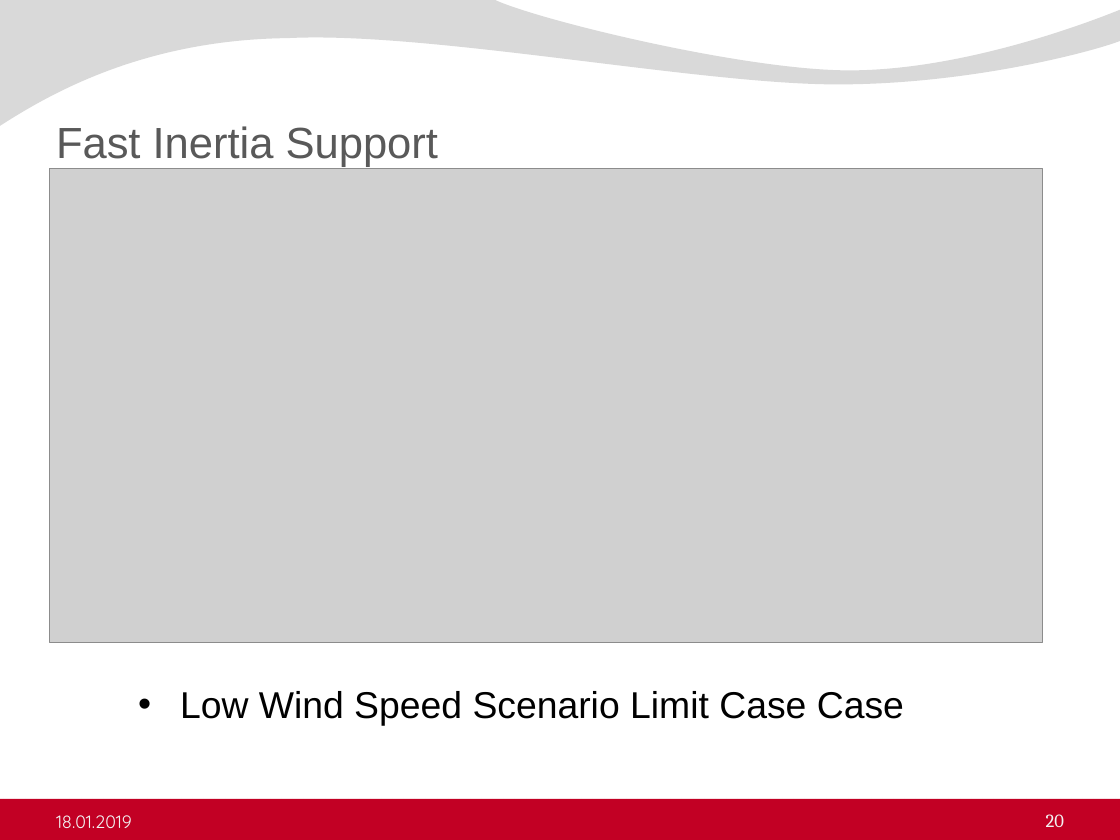
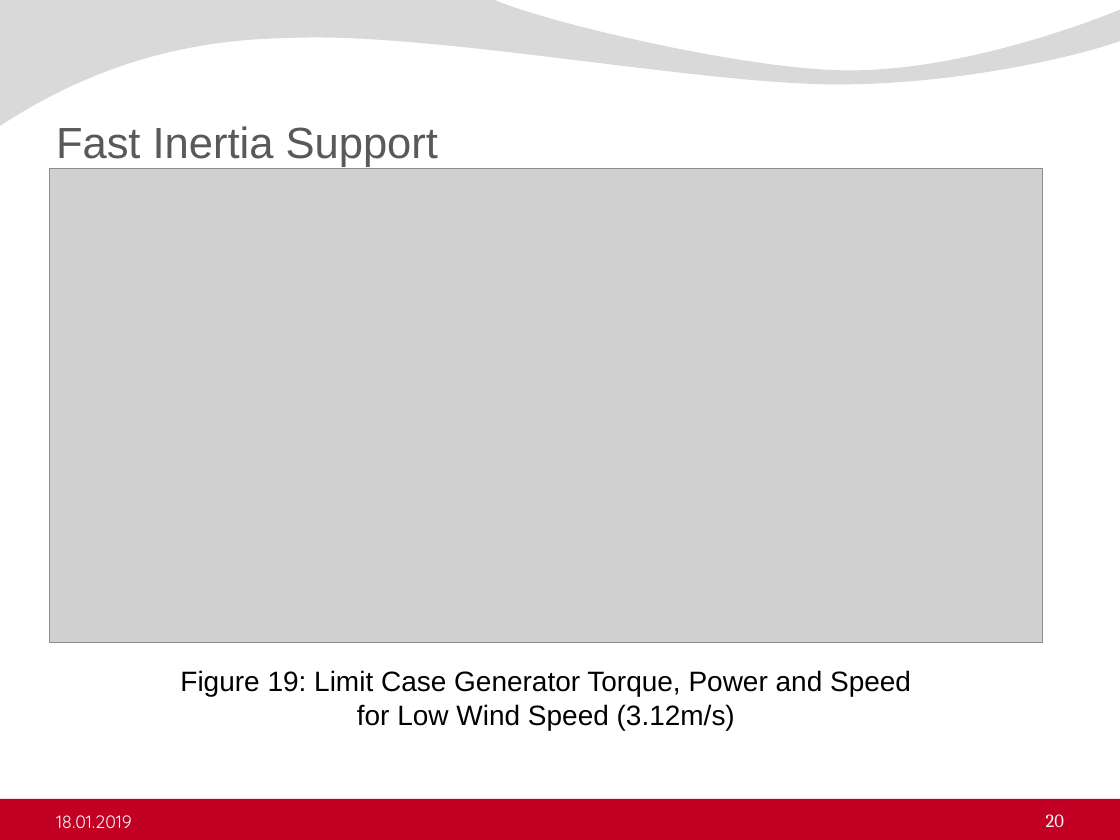
Before and after one commit to ErencanDuymaz/Research, a slide deck: slide 20 of Thesis/Thesis Defence/Erencan_Duymaz_thesis_defence.pptx. Drawn at 1120x840 pixels with LibreOffice and Linux fonts; fonts in the diff are those of the drawing; grey boxes stand for pictures; background and template pictures are left out. Boxes give left, top, right and bottom in pixels: in the first picture for what was removed or moved away, otherwise in the second. Text is boxed around its words. In the diff, an @@ line names an element or a change of style, - is before the commit and + after.

```diff
--- a/Thesis/Thesis Defence/Erencan_Duymaz_thesis_defence.pptx
+++ b/Thesis/Thesis Defence/Erencan_Duymaz_thesis_defence.pptx
@@ text at [180, 670, 911, 730]: text changed; size 24 to 18 pt @@
-• Low Wind Speed Scenario Limit Case Case
+Figure 19: Limit Case Generator Torque, Power and Speed
+for Low Wind Speed (3.12m/s)
```
Also in this commit, not shown: 28 other slides changed, 2 slides added, 4 other files.
